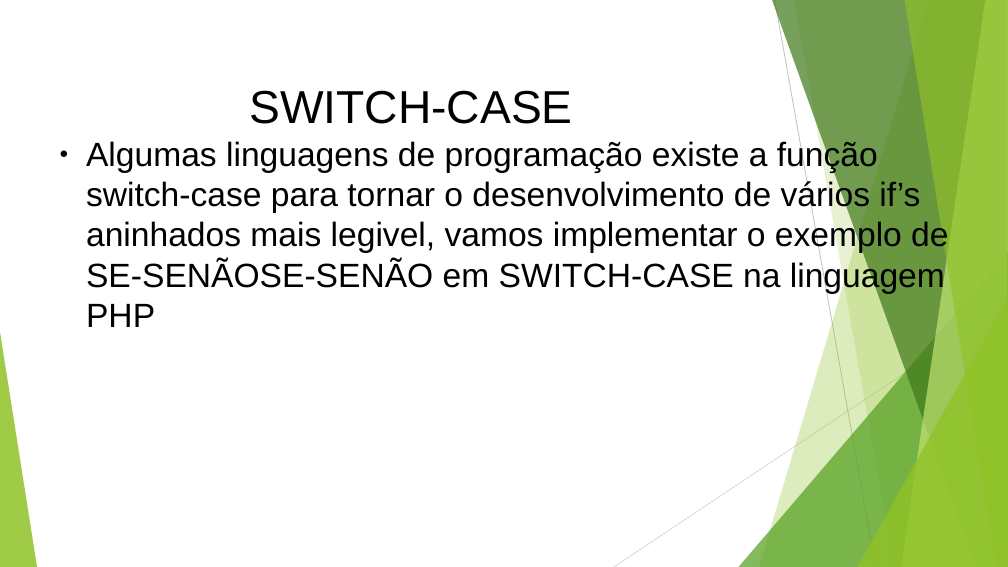
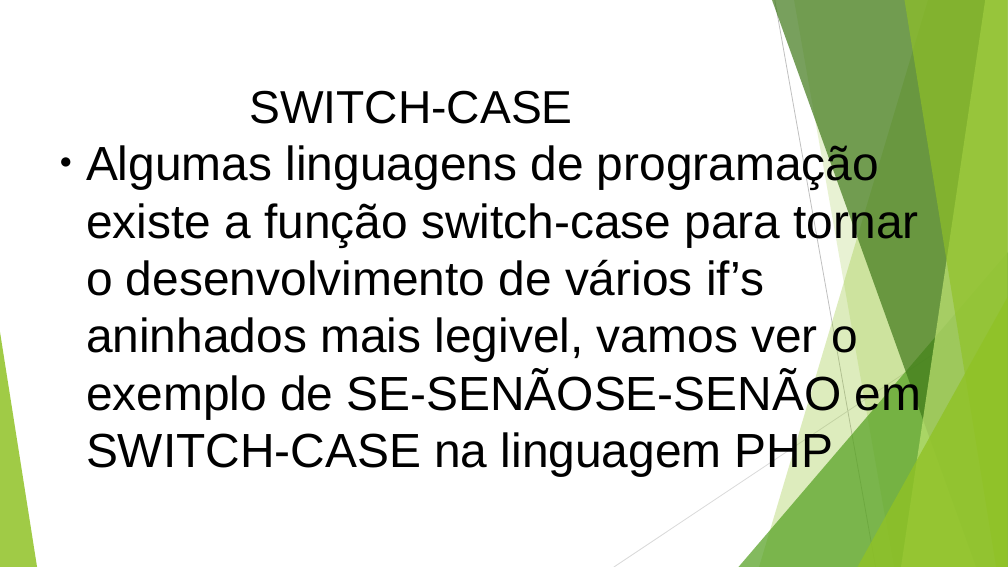
Before and after one commit to profdouglasifsp/LOG-estruturasDeDecisao, a slide deck: slide 16 of logicaDeProgramacaoEstruturasDeDecisao.odp. Drawn at 1008x567 pixels with LibreOffice and Linux fonts; fonts in the diff are those of the drawing. Boxes give left, top, right and bottom in pixels: in the first picture for what was removed or moved away, otherwise in the second. Text is boxed around its words. In the diff, an @@ line names an element or a change of style, - is before the commit and + after.

```diff
--- a/logicaDeProgramacaoEstruturasDeDecisao.odp
+++ b/logicaDeProgramacaoEstruturasDeDecisao.odp
@@ text at <box>86,142,922,477</box>: text changed; size 32 to 45.6 pt @@
-● Algumas linguagens de programação existe a função switch-case para tornar o desenvolvimento de vários if’s aninhados mais legivel, vamos implementar o exemplo de SE-SENÃOSE-SENÃO em SWITCH-CASE na linguagem PHP
+● Algumas linguagens de programação existe a função switch-case para tornar o desenvolvimento de vários if’s aninhados mais legivel, vamos ver o exemplo de SE-SENÃOSE-SENÃO em SWITCH-CASE na linguagem PHP
```
Also in this commit, not shown: 7 other slides changed, 1 slide added, 3 other files.
